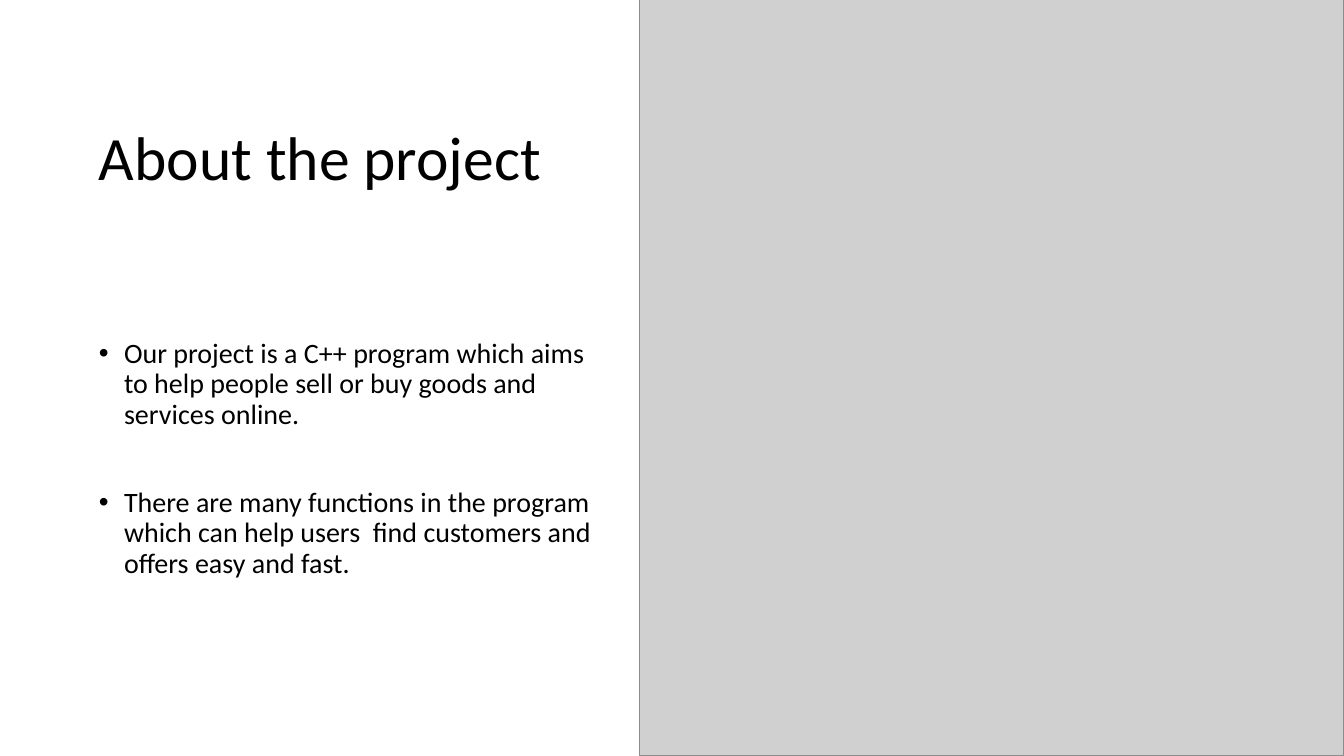
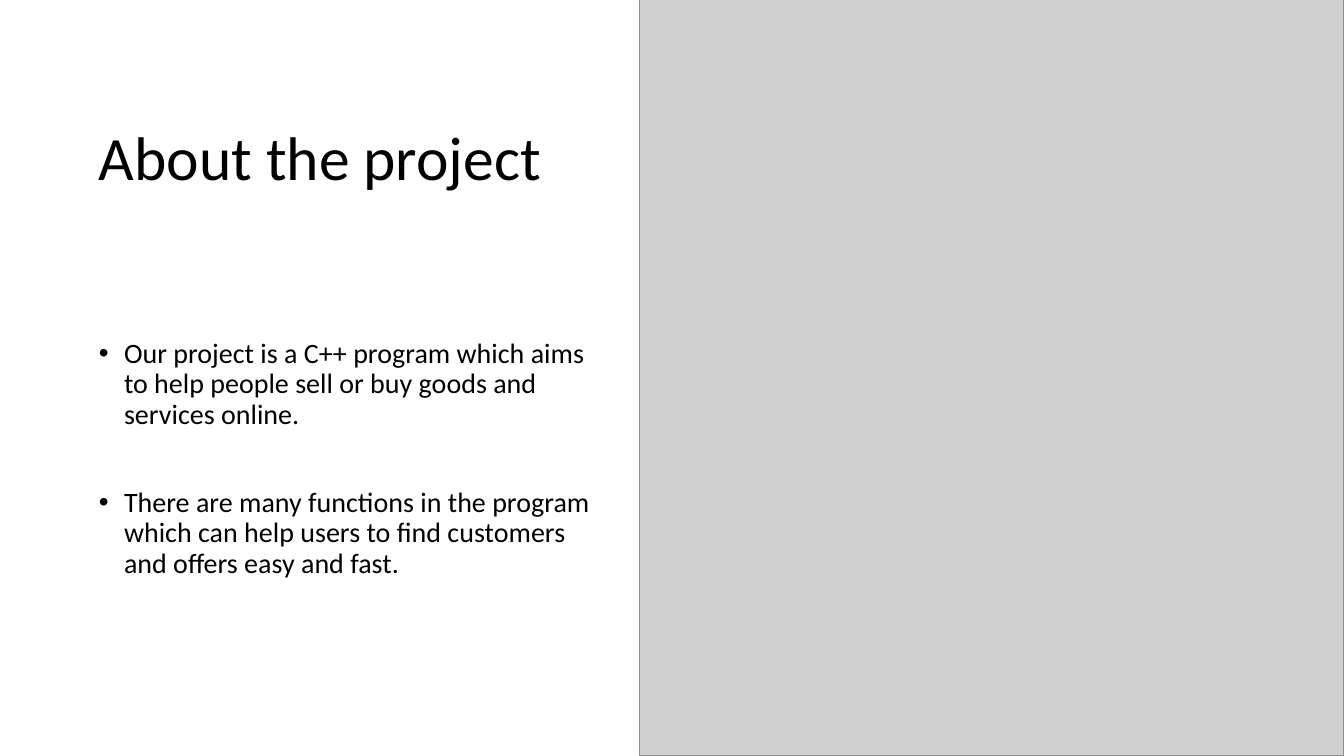
Before and after one commit to IIDimov18/Repo-for-school, a slide deck: slide 3 of Presentation & Documentation/DigiBitak.pptx. Drawn at 1344x756 pixels with LibreOffice and Linux fonts; fonts in the diff are those of the drawing; grey boxes stand for pictures; background and template pictures are left out. Boxes give left, top, right and bottom in pixels: in the first picture for what was removed or moved away, otherwise in the second. Text is boxed around its words. In the diff, an @@ line names an element or a change of style, - is before the commit and + after.

```diff
--- a/Presentation & Documentation/DigiBitak.pptx
+++ b/Presentation & Documentation/DigiBitak.pptx
@@ text at <box>124,492,589,578</box>: text changed @@
-• There are many functions in the program which can help users find customers and offers easy and fast.
+• There are many functions in the program which can help users to find customers and offers easy and fast.
```
Also in this commit, not shown: 1 other slide changed, 4 slides added.
